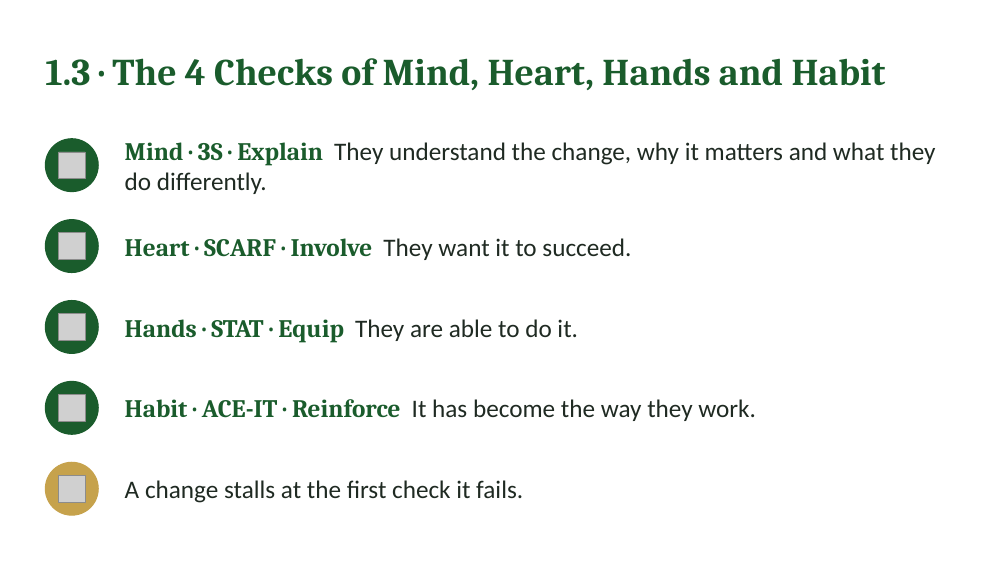
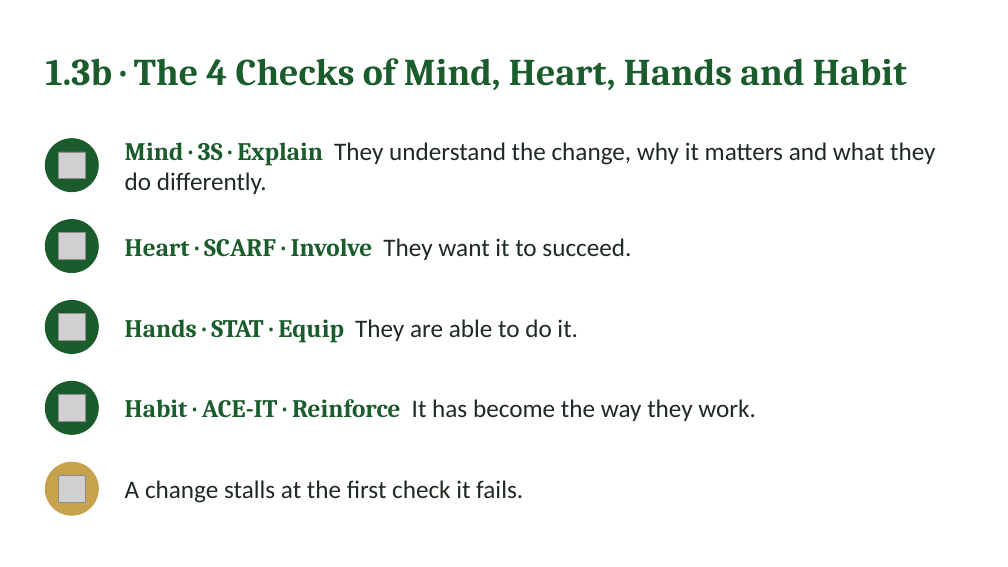
Before and after one commit to IBSL26/ibsl-platform, a slide deck: slide 13 of Unit decks/Unit 05 - Aligning Heart & Mind.pptx (slide 9 before the commit). Drawn at 1008x567 pixels with LibreOffice and Linux fonts; fonts in the diff are those of the drawing; grey boxes stand for pictures. Boxes give left, top, right and bottom in pixels: in the first picture for what was removed or moved away, otherwise in the second. Text is boxed around its words. In the diff, an @@ line names an element or a change of style, - is before the commit and + after.

```diff
--- a/Unit decks/Unit 05 - Aligning Heart & Mind.pptx
+++ b/Unit decks/Unit 05 - Aligning Heart & Mind.pptx
@@ text at [45, 58, 907, 90]: text changed @@
-1.3 · The 4 Checks of Mind, Heart, Hands and Habit
+1.3b · The 4 Checks of Mind, Heart, Hands and Habit
```
Also in this commit, not shown: 4 other slides changed, 4 slides added, 3 other files.
